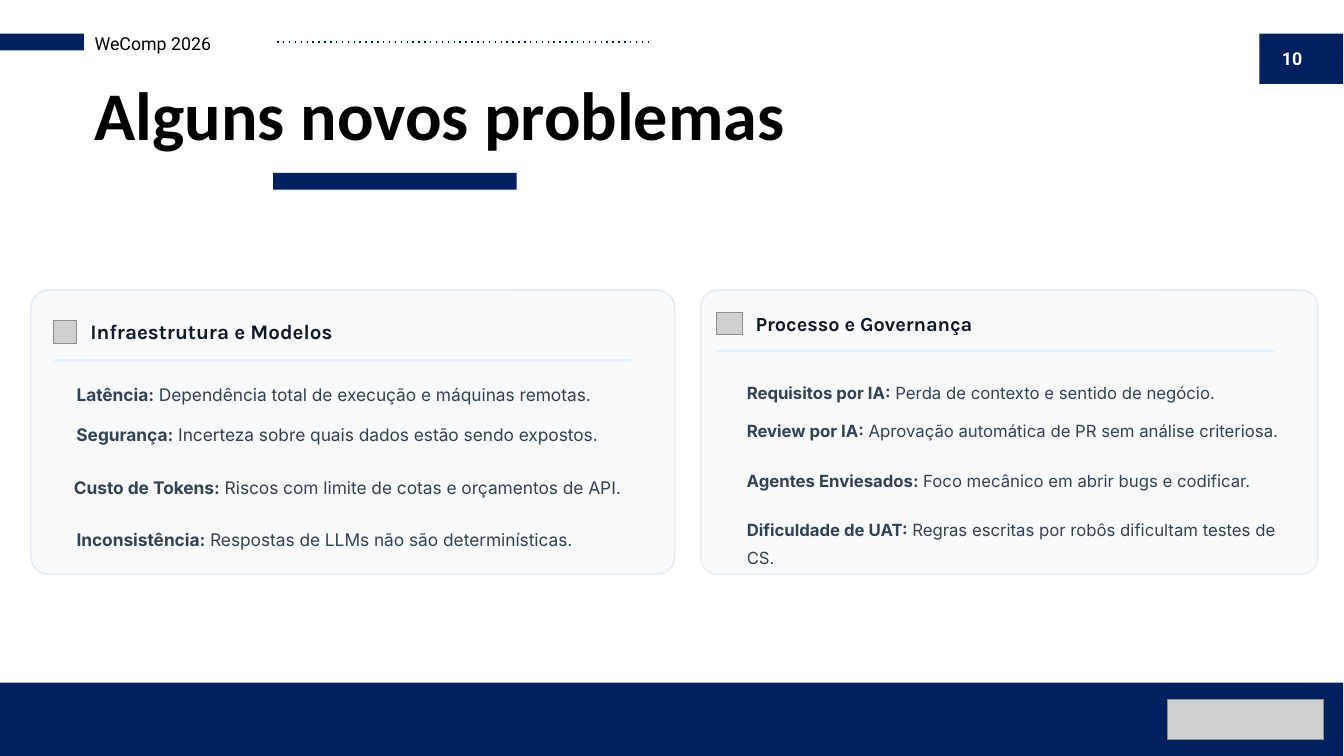
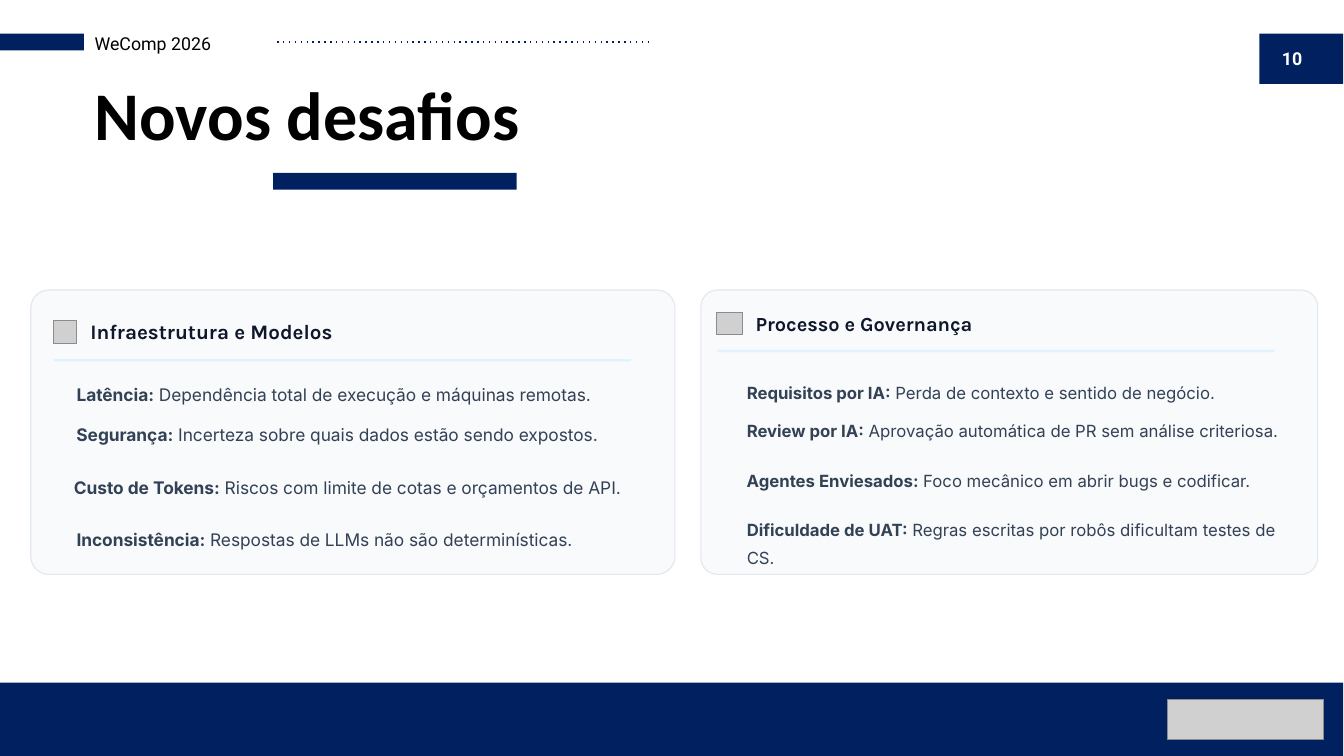
Before and after one commit to jvcaires/WeComp-Testing, a slide deck: slide 10 of WeComp - Testado Por Quem.pptx. Drawn at 1344x756 pixels with LibreOffice and Linux fonts; fonts in the diff are those of the drawing; grey boxes stand for pictures; background and template pictures are left out. Boxes give left, top, right and bottom in pixels: in the first picture for what was removed or moved away, otherwise in the second. Text is boxed around its words. In the diff, an @@ line names an element or a change of style, - is before the commit and + after.

```diff
--- a/WeComp - Testado Por Quem.pptx
+++ b/WeComp - Testado Por Quem.pptx
@@ title at [95,92,520,141]: text changed @@
-Alguns novos problemas
+Novos desafios
```
Also in this commit, not shown: 5 other slides changed, 2 slides added, 16 other files.
